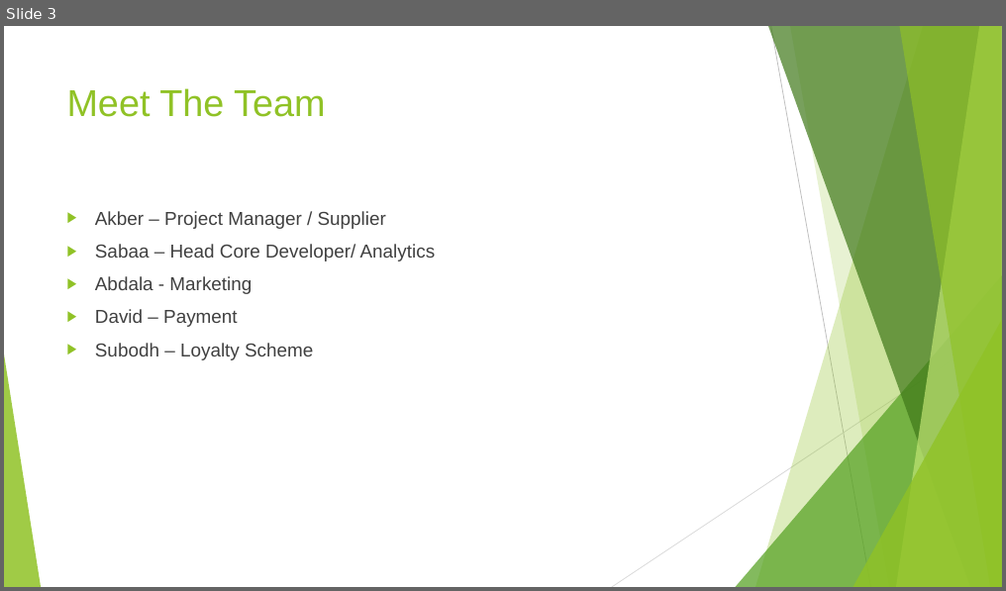
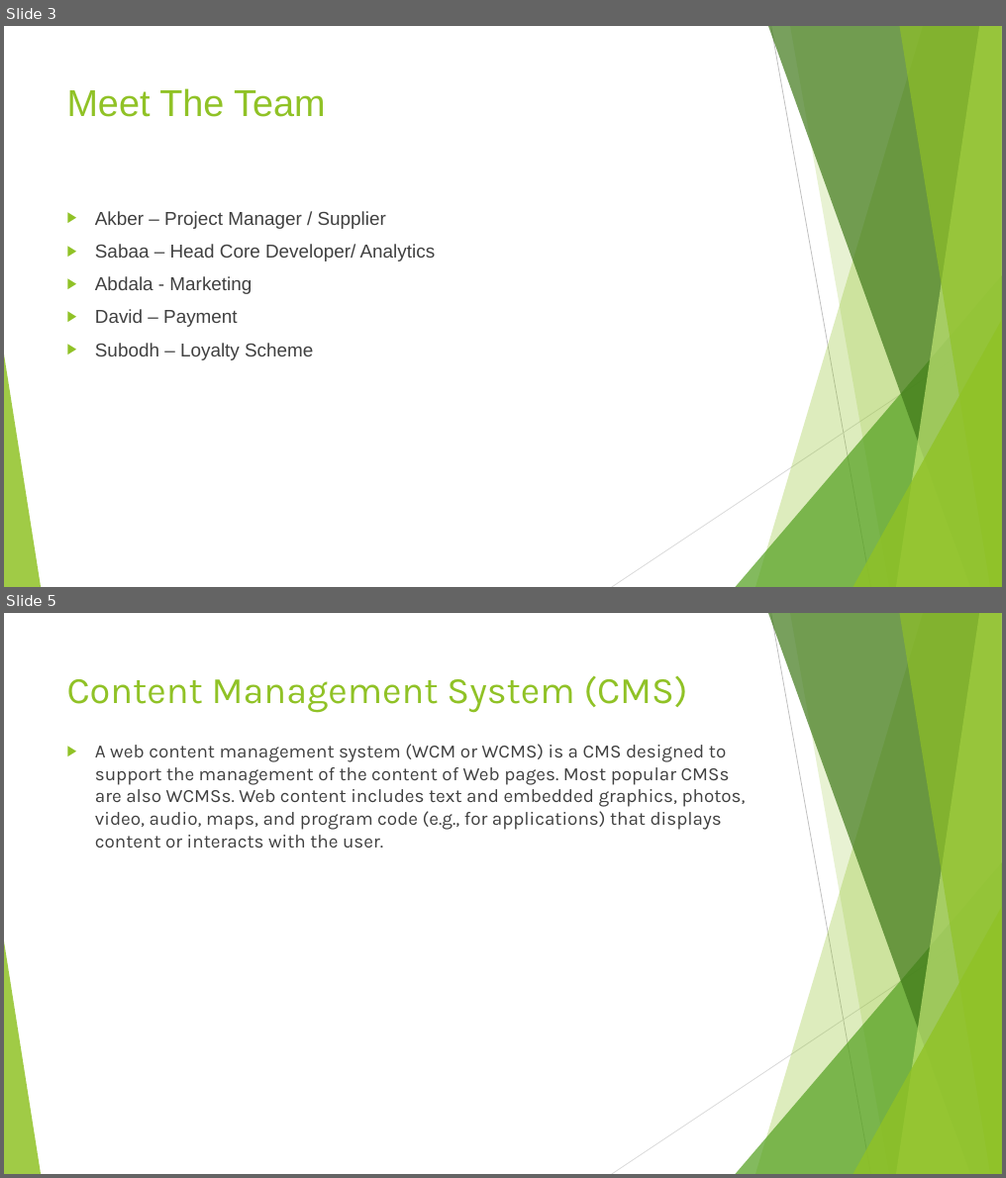
Before and after one commit to ASA786/supermarket_app, a slide deck: Team Project/Presentation (1).pptx. Shown one above the other, each under a label of ours: slide 3 before the commit, slides 3 and 5 after it; the slides between them are not shown. The pictures are 1006x591 and 1006x1178 pixels, drawn with LibreOffice and Linux fonts; fonts in the diff are those of the drawing. Boxes give left, top, right and bottom in pixels: in the first picture for what was removed or moved away, otherwise in the second. Text is boxed around its words. In the diff, an @@ line names an element or a change of style, - is before the commit and + after.

```diff
--- a/Team Project/Presentation (1).pptx
+++ b/Team Project/Presentation (1).pptx
@@ slide 5 added at <box>4,613,1002,1174</box>, background #FFFFFF; not listed: 10 template elements that a slide beside it also shows @@
@@ title added at <box>67,675,688,713</box>, 36 pt, text #90C226 @@
+Content Management System (CMS)
@@ text added at <box>95,744,746,848</box>, 18 pt, text #404040 @@
+▶ A web content management system (WCM or WCMS) is a CMS designed to support the management of the content of Web pages. Most popular CMSs are also WCMSs. Web content includes text and embedded graphics, photos, video, audio, maps, and program code (e.g., for applications) that displays content or interacts with the user.
```
Also in this commit, not shown: 15 slides changed, 4 other slides added, 3 slides removed.
